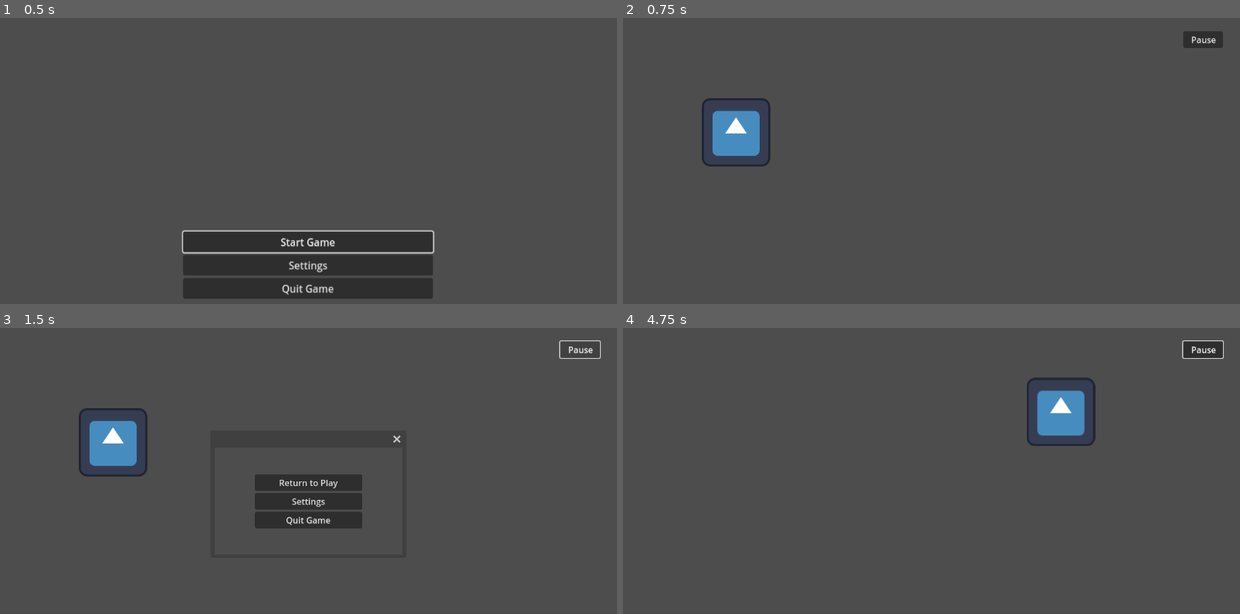
Above: before the commit, frames 1-4 (two rows, left to right).
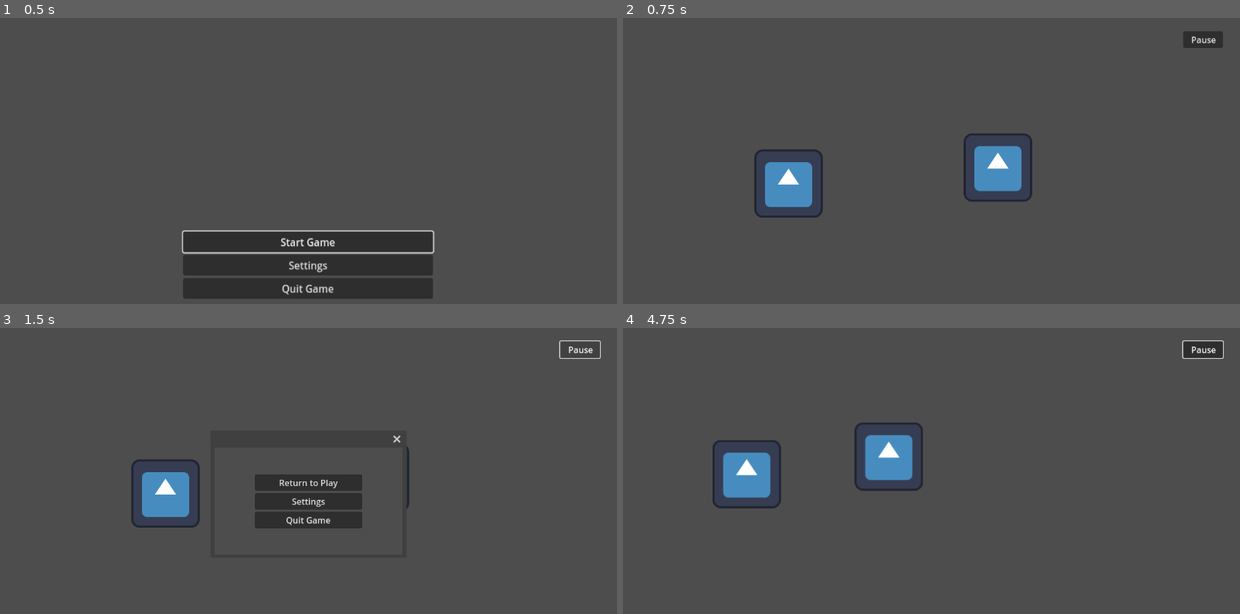
Above: after the commit, the same moments.

Repository: gabcorn/Project1-ECEN4273
Game: Godot game, scene res://main_menu.tscn
The game is run twice, just before and just after one commit, with the same random seed, the same clock (stepped at 60 frames per second) and the same inputs. The engine's default icon, where the game draws it, is replaced by a stand-in: a white triangle on a blue panel in a dark square.
Inputs:
- Up to frame 1 (0.5 s): no input
- Up to frame 2 (0.75 s): click "Start Game" at 0.5 s
- Up to frame 3 (1.5 s): click "Pause" at 1.25 s
- Up to frame 4 (4.75 s): click "Return to Play" at 2 s; hold Right (Right) 2.78-4.28 s; tap Up (Up) at 3.02, 3.77 s; hold Left (Left) from 4.28 s (still down)

Frame 1 is identical in both runs. In frame 2, 4.6% of the frame differs, in the area x 12-67%, y 28-70%; in frame 3, 3.1%; in frame 4, 4.8%, in the area x 14-77%, y 17-64%.

Commit message:
QVillain
Added a villain character, follows the player if the player is closer than 400 pixels distance.

Diff:
--- a/Map.tscn
+++ b/Map.tscn
@@ -1,15 +1,17 @@
-[gd_scene load_steps=5 format=3 uid="uid://bkyw8pc35e8ek"]
+[gd_scene load_steps=6 format=3 uid="uid://bkyw8pc35e8ek"]
 
 [ext_resource type="PackedScene" uid="uid://d3brpoioce6hk" path="res://character_body_2d.tscn" id="1_w2e6l"]
 [ext_resource type="Script" path="res://collision_shape_2d.gd" id="2_afjgq"]
 [ext_resource type="PackedScene" uid="uid://bqfmddvb1ed20" path="res://ui.tscn" id="3_7gk1n"]
+[ext_resource type="PackedScene" uid="uid://blqpjlglprcso" path="res://villain.tscn" id="4_47hog"]
 
 [sub_resource type="RectangleShape2D" id="RectangleShape2D_nes1k"]
 size = Vector2(1149, 646)
 
 [node name="Map" type="Node2D"]
 
-[node name="CharacterBody2D" parent="." instance=ExtResource("1_w2e6l")]
+[node name="Player" parent="." instance=ExtResource("1_w2e6l")]
+position = Vector2(236, 262)
 
 [node name="Area2D" type="Area2D" parent="."]
 
@@ -21,3 +23,6 @@
 script = ExtResource("2_afjgq")
 
 [node name="CanvasLayer" parent="." instance=ExtResource("3_7gk1n")]
+
+[node name="Villain" parent="." instance=ExtResource("4_47hog")]
+position = Vector2(700, 280)
--- a/character_body_2d.tscn
+++ b/character_body_2d.tscn
@@ -8,7 +8,7 @@
 size = Vector2(118.75, 116.5)
 
 [node name="Player" type="CharacterBody2D"]
-position = Vector2(138, 166)
+position = Vector2(-74, -48)
 script = ExtResource("1_ouo2x")
 
 [node name="CollisionShape2D" type="CollisionShape2D" parent="."]
--- /dev/null
+++ b/villain.tscn
@@ -0,0 +1,16 @@
+[gd_scene load_steps=4 format=3 uid="uid://blqpjlglprcso"]
+
+[ext_resource type="Script" path="res://villain_logic.gd" id="1_hcutg"]
+[ext_resource type="Texture2D" uid="uid://bkq1ogt7ncr5w" path="res://icon.svg" id="2_37oka"]
+
+[sub_resource type="RectangleShape2D" id="RectangleShape2D_hv7tk"]
+size = Vector2(128, 128)
+
+[node name="Villain" type="CharacterBody2D"]
+script = ExtResource("1_hcutg")
+
+[node name="CollisionShape2D" type="CollisionShape2D" parent="."]
+shape = SubResource("RectangleShape2D_hv7tk")
+
+[node name="Sprite2D" type="Sprite2D" parent="."]
+texture = ExtResource("2_37oka")
--- /dev/null
+++ b/villain_logic.gd
@@ -0,0 +1,25 @@
+extends CharacterBody2D
+
+
+const SPEED = 5.0
+#const JUMP_VELOCITY = -400.0
+
+
+func _physics_process(delta: float) -> void:
+	# Add the gravity.
+
+
+	# Get the input direction and handle the movement/deceleration.
+	# As good practice, you should replace UI actions with custom gameplay actions.
+	var dist_vec = get_parent().get_node("Player").global_position - self.global_position
+	var dist = ((dist_vec.x ** 2) + (dist_vec.y ** 2)) ** .5
+	var direction = dist_vec.normalized()
+	var velocity = 0
+
+
+	if dist < 400:
+		velocity = direction * SPEED
+	else:
+		velocity = Vector2(0, 0)
+
+	move_and_collide(velocity)
